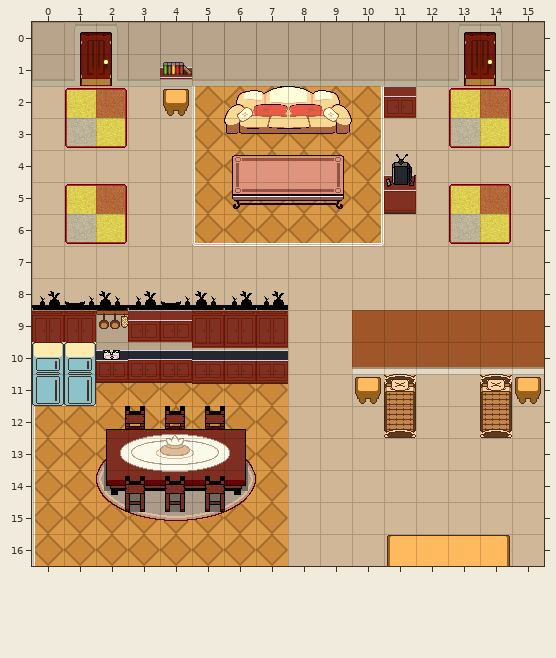
Tiled map -- bgs/maps/castle_bonus.tmx. Above is the file before it was changed.
Cells are 32x32 px. Shown: x 0..15, y 0..16.
The result:
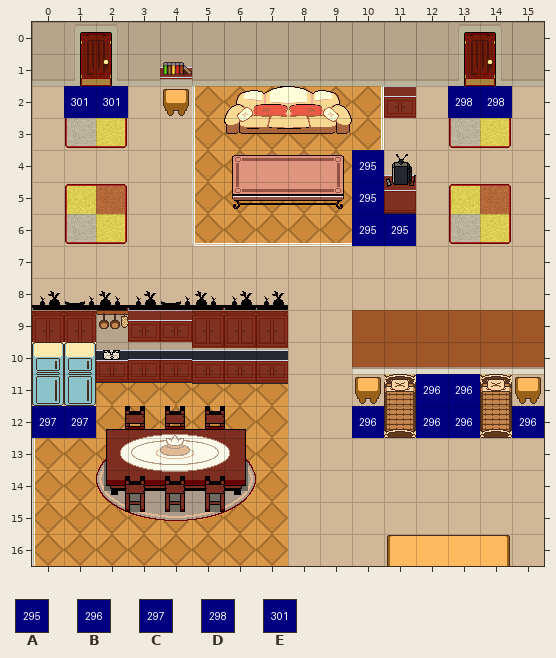
Key: from "blue-labels": A 294, B 295, C 296, D 297, E 300.
_ is an empty cell.
What changed:
Layer "actions":
y 2: x 1..2 __ -> EE; x 13..14 __ -> DD
y 4..5: x 10 _ -> A
y 6: x 10..11 __ -> AA
y 11: x 12..13 __ -> BB
y 12: x 0..1 __ -> CC; x 10 _ -> B; x 12..13 __ -> BB; x 15 _ -> B
Where, in picture pixels (left, top, right, bottom), the same in both pictures:
added: (64, 86, 128, 118)
added: (448, 86, 512, 118)
added: (352, 150, 416, 246)
added: (416, 374, 480, 438)
added: (32, 406, 96, 438)
added: (352, 406, 384, 438)
added: (512, 406, 544, 438)
